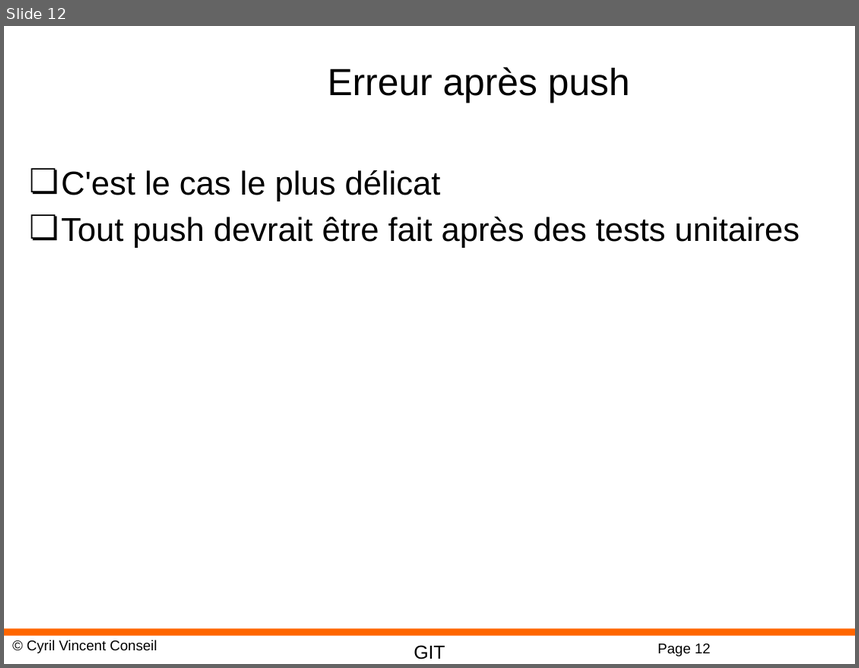
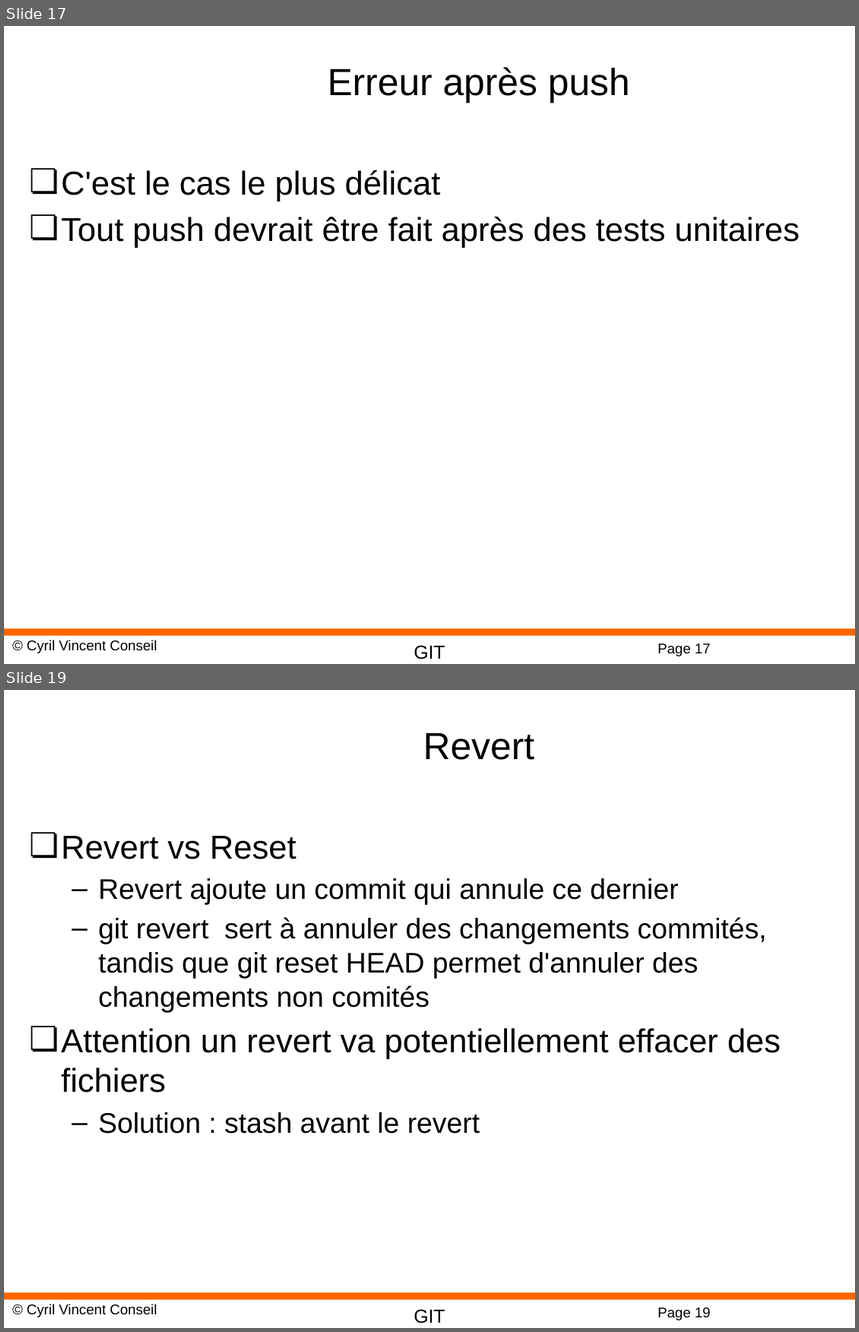
Before and after one commit to cyrilvincent/git, a slide deck: ppt/GIT05-Conflicts.pptx. Shown one above the other, each under a label of ours: slide 12 before the commit, slides 17 and 19 after it; the slides between them are not shown. The pictures are 859x668 and 859x1332 pixels, drawn with LibreOffice and Linux fonts; fonts in the diff are those of the drawing; background and template pictures are left out. Boxes give left, top, right and bottom in pixels: in the first picture for what was removed or moved away, otherwise in the second. Text is boxed around its words. In the diff, an @@ line names an element or a change of style, - is before the commit and + after.

```diff
--- a/ppt/GIT05-Conflicts.pptx
+++ b/ppt/GIT05-Conflicts.pptx
@@ slide 19 added at (4, 690, 855, 1328), background #FFFFFF; not listed: 4 template elements that a slide beside it also shows @@
@@ title added at (424, 733, 535, 760), 32 pt, text #000000 @@
+Revert
@@ text added at (61, 836, 781, 1134), 24 pt, text #000000 @@
+❏ Revert vs Reset
+  – Revert ajoute un commit qui annule ce dernier
+  – git revert sert à annuler des changements commités, tandis que git reset HEAD permet d'annuler des changements non comités
+❏ Attention un revert va potentiellement effacer des fichiers
+  – Solution : stash avant le revert
@@ what was slide 12 is now slide 17 @@
@@ page number at (658, 644, 711, 657): text changed @@
-Page 12
+Page 17
```
Also in this commit, not shown: 3 slides changed, 7 other slides added, 1 other file.
